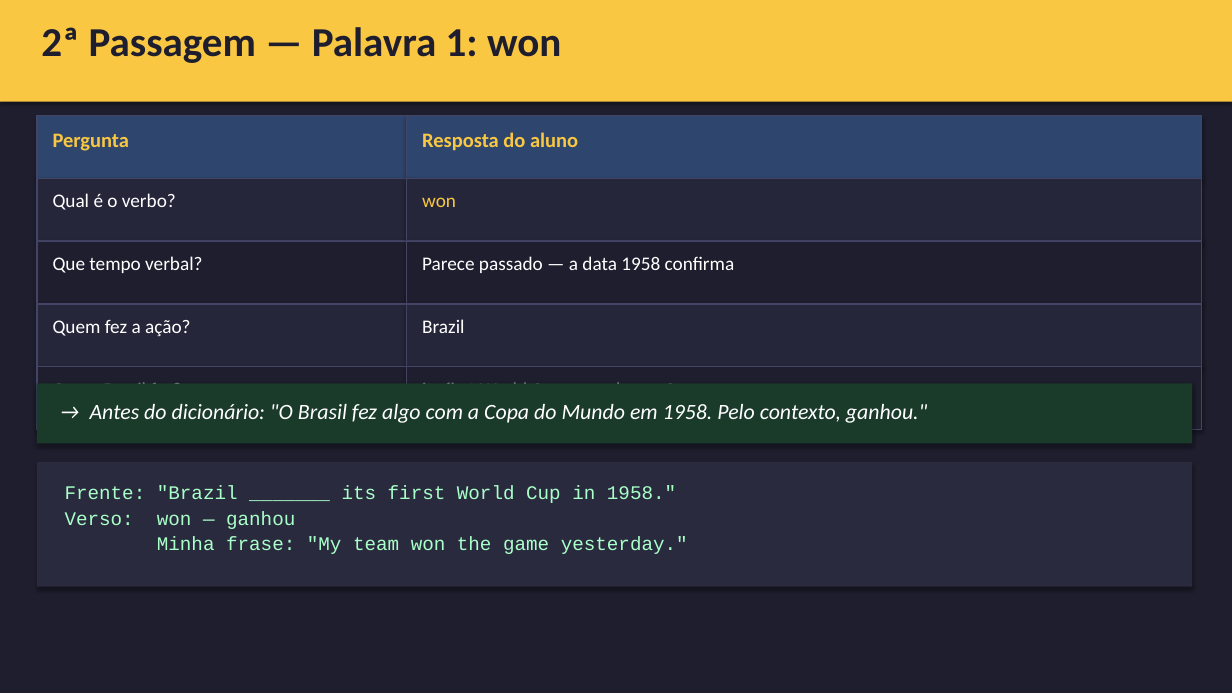
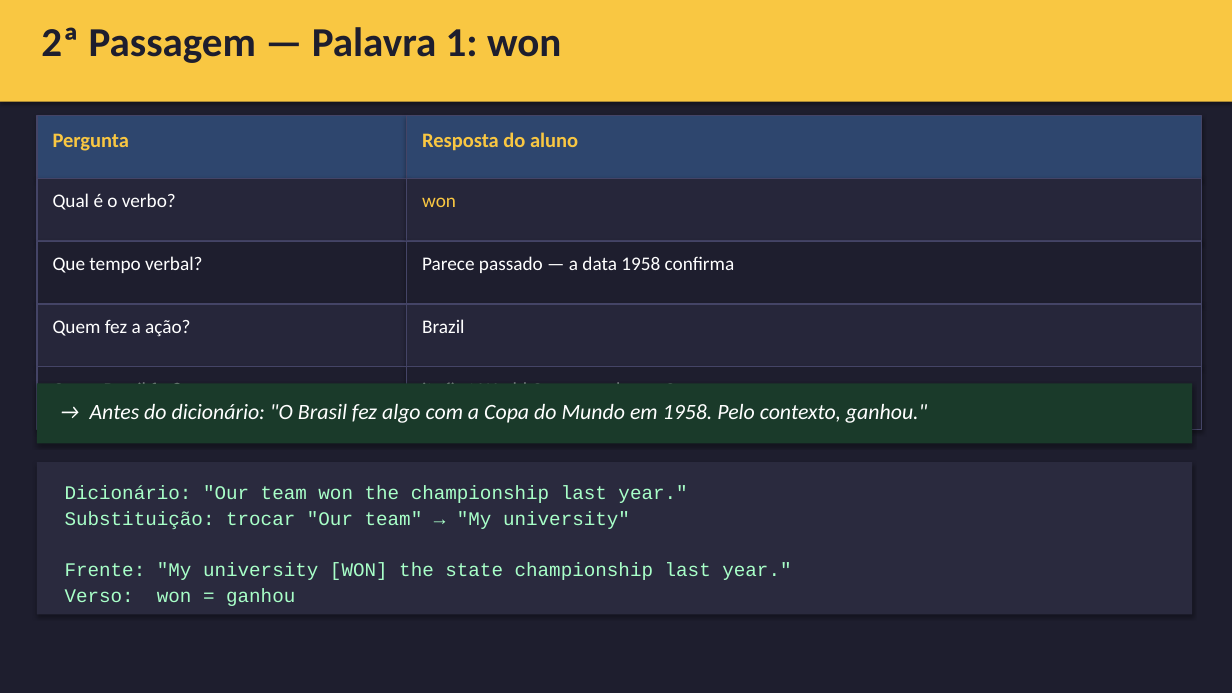
Before and after one commit to emadruga/StudyAmigoApp, a slide deck: slide 17 of placement_exam/planning_E02/E02_slides_Tier1_Duas_Passagem_v1.0.pptx. Drawn at 1232x693 pixels with LibreOffice and Linux fonts; fonts in the diff are those of the drawing. Boxes give left, top, right and bottom in pixels: in the first picture for what was removed or moved away, otherwise in the second. Text is boxed around its words. In the diff, an @@ line names an element or a change of style, - is before the commit and + after.

```diff
--- a/placement_exam/planning_E02/E02_slides_Tier1_Duas_Passagem_v1.0.pptx
+++ b/placement_exam/planning_E02/E02_slides_Tier1_Duas_Passagem_v1.0.pptx
@@ rectangle: place and size @@
-rectangle at <box>37,462,1192,587</box>
+rectangle at <box>37,462,1192,615</box>
@@ text at <box>65,486,791,606</box>: text changed @@
-Frente: "Brazil _______ its first World Cup in 1958."
-Verso: won — ganhou
-Minha frase: "My team won the game yesterday."
+Dicionário: "Our team won the championship last year."
+Substituição: trocar "Our team" → "My university"
+Frente: "My university [WON] the state championship last year."
+Verso: won = ganhou
```
Also in this commit, not shown: 12 other slides changed, 1 other file.
